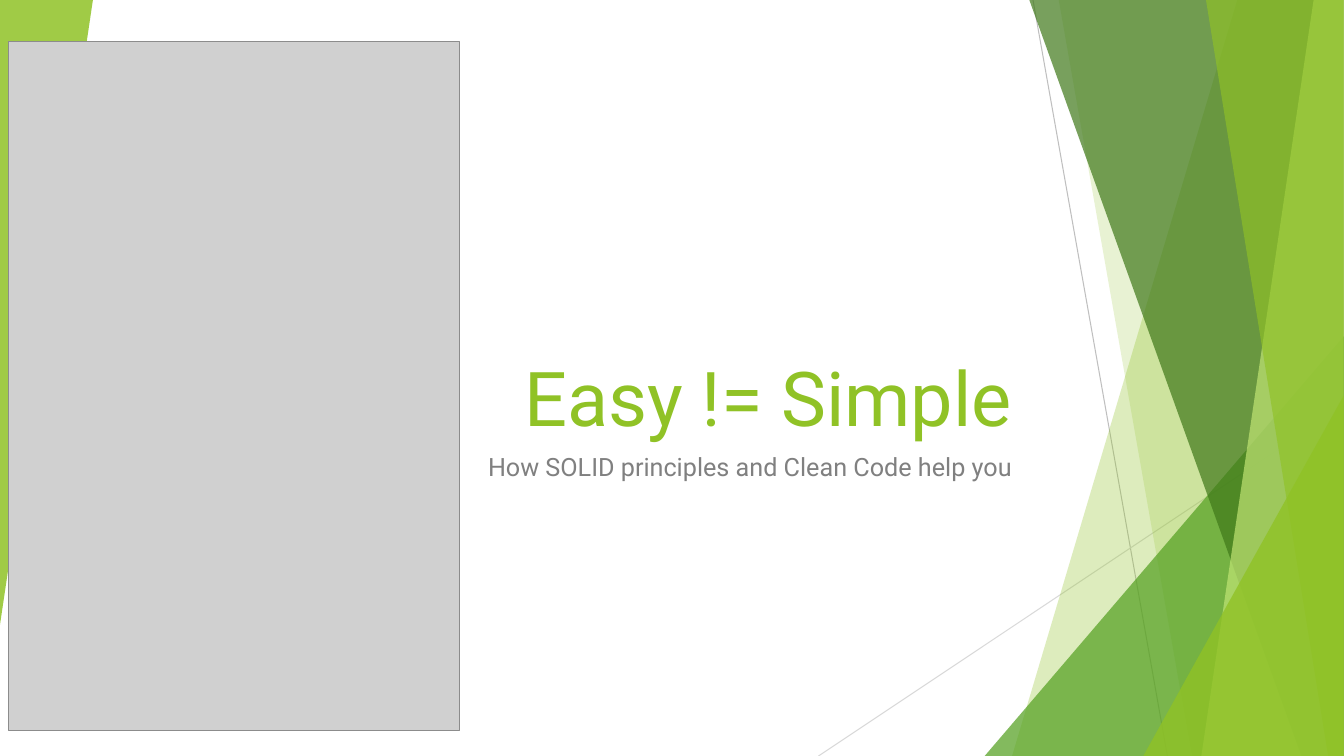
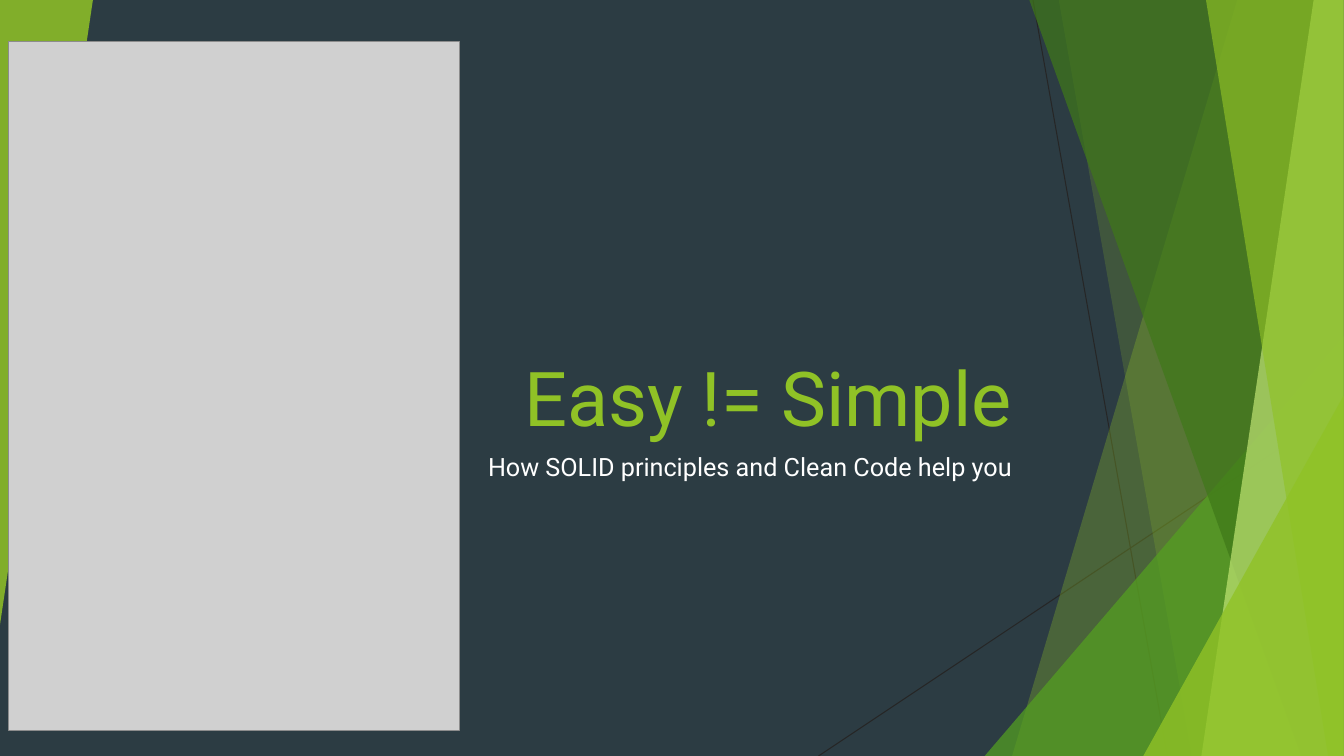
Before and after one commit to worming004/SimpleIsNotEasy, a slide deck: slide 1 of PPT/Easy != Simple.pptx. Drawn at 1344x756 pixels with LibreOffice and Linux fonts; fonts in the diff are those of the drawing; grey boxes stand for pictures. Boxes give left, top, right and bottom in pixels: in the first picture for what was removed or moved away, otherwise in the second. Text is boxed around its words. In the diff, an @@ line names an element or a change of style, - is before the commit and + after.

```diff
--- a/PPT/Easy != Simple.pptx
+++ b/PPT/Easy != Simple.pptx
@@ background #FFFFFF to #2C3C43 @@
@@ line (1033, 0) - (1168, 756): stroke #BFBFBF 0.75 pt to #262626 0.75 pt @@
@@ line (1344, 406) - (819, 756): stroke #D9D9D9 0.75 pt to #262626 0.75 pt @@
@@ subtitle "How SOLID principles and Clean ..." at <box>488,457,1012,482</box>: text colour #808080 to #FFFFFF @@
```
Also in this commit, not shown: 34 other slides changed.
